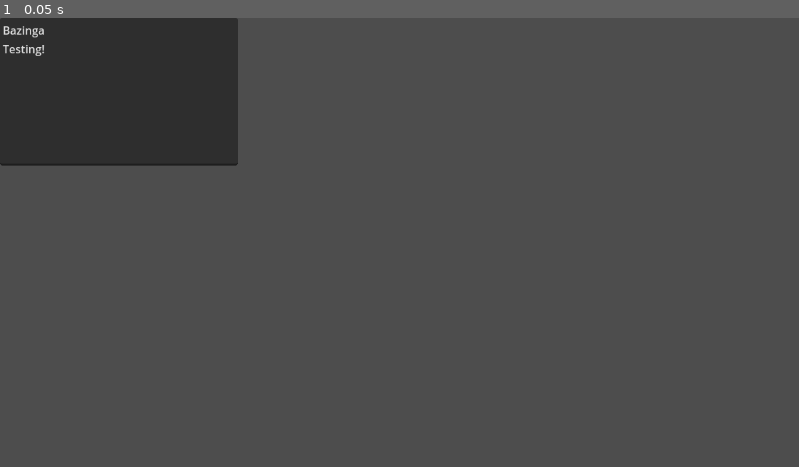
Above: before the commit, frame 1.
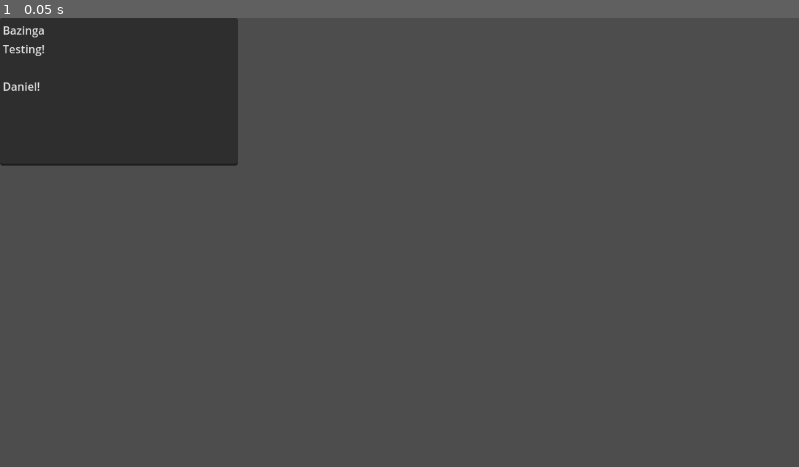
Above: after the commit, the same moment.

Repository: ChristusRegnat/Orbit
Game: Godot game, scene res://node_2d.tscn
The game is run twice, just before and just after one commit, with the same random seed, the same clock (stepped at 60 frames per second) and the same inputs. The project has no main scene, so this scene is started directly.
Inputs:
- Up to frame 1 (0.05 s): no input

The runs differ from the first frame. In frame 1, less than 0.1% of the frame differs, in the area x 0-6%, y 14-17%.

Commit message:
Update node_2d.tscn

Diff:
--- a/orbit-game/node_2d.tscn
+++ b/orbit-game/node_2d.tscn
@@ -6,5 +6,9 @@
 offset_right = 343.0
 offset_bottom = 213.0
 text = "Bazinga
-Testing!"
+Testing!
+
+Daniel!"
 metadata/_edit_use_anchors_ = true
+
+[node name="Bruch" type="Node" parent="TextEdit"]
